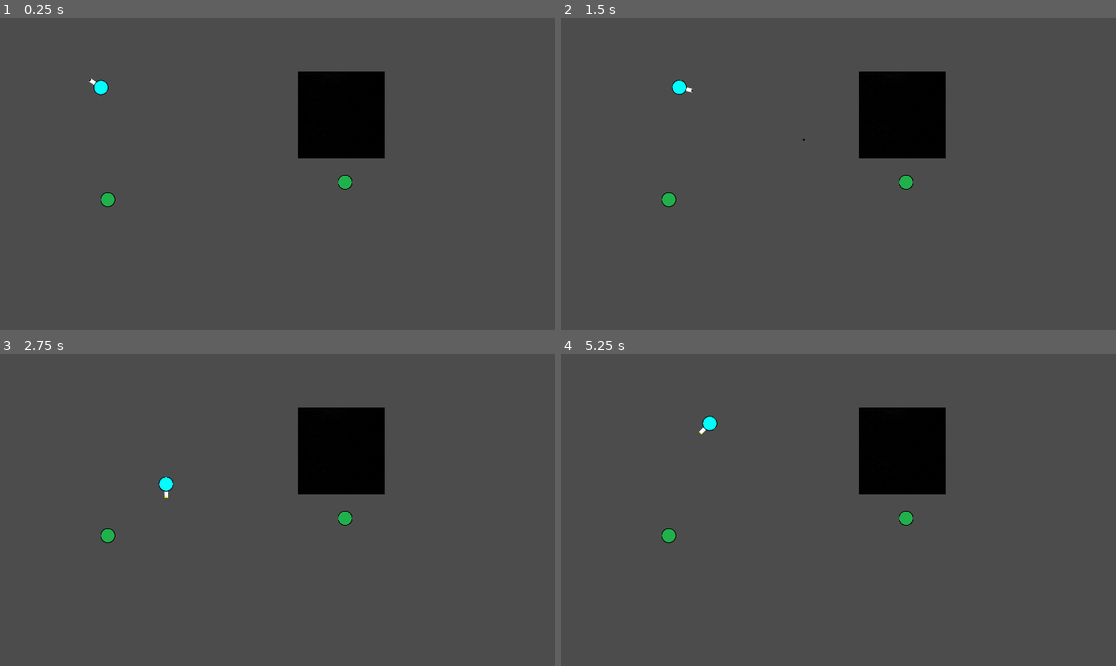
Above: before the commit, frames 1-4 (two rows, left to right).
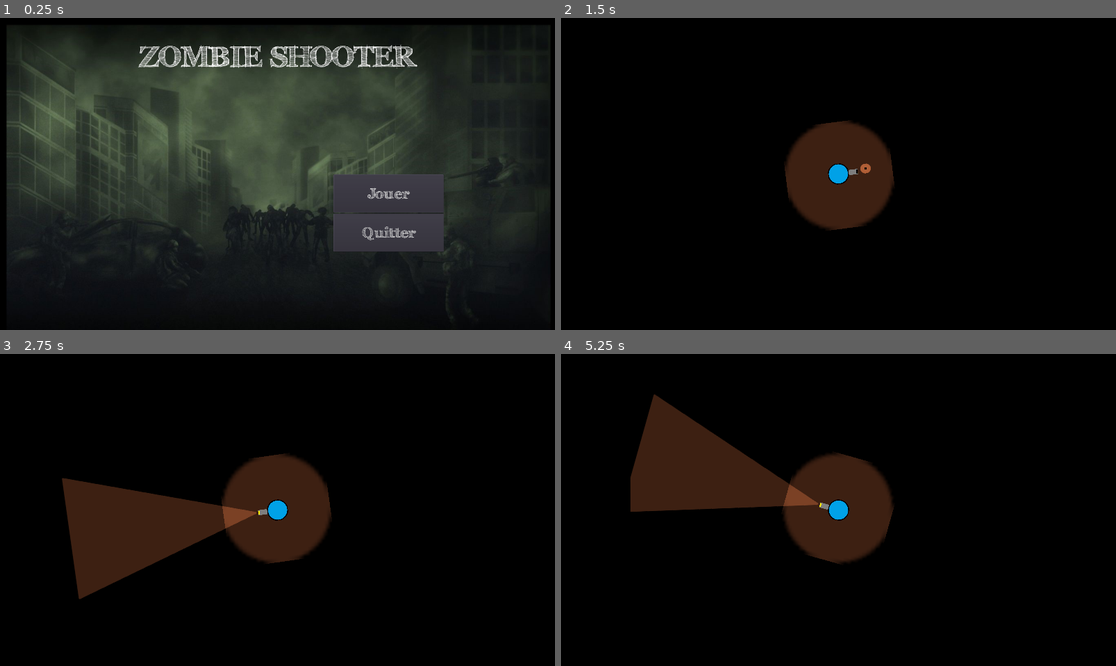
Above: after the commit, the same moments.

Repository: Jey-but-on-github/TP-2-jeux-2D
Game: Godot game, scene res://Scene/Menu.tscn
Same seed, same stepped clock (60 frames per second), same inputs: the game is played once before the commit and once after it. Before the commit the project starts from res://Scene/Main.tscn.
Inputs (mouse positions are in pixels of both pictures, inside the frame that each line leads up to):
- Up to frame 1 (0.25 s): no input
- Up to frame 2 (1.5 s): click (949, 192) at 0.5 s, where only the run after the commit has a clickable "Jouer"; tap Enter at 1.25 s; move the mouse to (960, 158) at 1.27 s; hold D (right) from 1.28 s (still down); tap F (fire) at 1.35 s
- Up to frame 3 (2.75 s): move the mouse to (166, 525) at 2.02 s; release D (right) at 2.03 s; hold S (down) from 2.03 s (still down); tap Z (switch) at 2.1 s
- Up to frame 4 (5.25 s): move the mouse to (894, 441) at 2.77 s; release S (down) at 2.78 s; hold D (right) 2.78-3.53 s; tap F (fire) at 2.85, 4.35 s; move the mouse to (810, 572) at 3.52 s; hold W (up) 3.53-4.28 s; tap Z (switch) at 3.6, 5.1 s; move the mouse to (1005, 556) at 4.27 s; hold A (left) from 4.28 s (still down); move the mouse to (672, 463) at 5.02 s

The runs differ from the first frame. In frame 1, 79% of the frame differs, in the area x 0-100%, y 0-100%; in frame 2, 96%; in frame 3, 96%; in frame 4, 96%.
Error before the commit: Attempt to call function 'play' in base 'null instance' on a null instance. (res://Script/Ennemi.gd:24)

Commit message:
ajout des ennemis dans les maps

Diff:
--- a/Scene/Ennemi.tscn
+++ b/Scene/Ennemi.tscn
@@ -32,7 +32,7 @@
 [node name="ZombieSFX1" type="AudioStreamPlayer2D" parent="."]
 stream = ExtResource( 5 )
 
-[node name="ZombeSFX2" type="AudioStreamPlayer2D" parent="."]
+[node name="ZombieSFX2" type="AudioStreamPlayer2D" parent="."]
 stream = ExtResource( 3 )
 
 [node name="ZombieSFX3" type="AudioStreamPlayer2D" parent="."]
--- a/Scene/Exits/Exit3.tscn
+++ b/Scene/Exits/Exit3.tscn
@@ -3,4 +3,4 @@
 [ext_resource path="res://Scene/Exits/Exit2.tscn" type="PackedScene" id=1]
 
 [node name="Exit1" instance=ExtResource( 1 )]
-next_scene = "res://Scene/Maps/Map test.tscn"
+next_scene = "res://Scene/Menu.tscn"
--- a/Scene/Maps/Lvl1.tscn
+++ b/Scene/Maps/Lvl1.tscn
@@ -1,10 +1,11 @@
-[gd_scene load_steps=6 format=2]
+[gd_scene load_steps=7 format=2]
 
 [ext_resource path="res://Scene/Mur.tscn" type="PackedScene" id=1]
 [ext_resource path="res://Scene/plancher.tscn" type="PackedScene" id=2]
 [ext_resource path="res://Scene/Player/Player.tscn" type="PackedScene" id=3]
 [ext_resource path="res://Scene/Exits/Exit LV1.tscn" type="PackedScene" id=4]
 [ext_resource path="res://Scene/Cle.tscn" type="PackedScene" id=5]
+[ext_resource path="res://Scene/Ennemi.tscn" type="PackedScene" id=6]
 
 [node name="Test Map" type="Node"]
 
@@ -87,6 +88,7 @@
 zoom = Vector2( 0.7, 0.7 )
 
 [node name="CanvasModulate" type="CanvasModulate" parent="."]
+color = Color( 0, 0, 0, 1 )
 
 [node name="KinematicBody2D7" parent="." instance=ExtResource( 1 )]
 position = Vector2( 1106.21, 443.492 )
@@ -94,3 +96,21 @@
 [node name="Clé" parent="." instance=ExtResource( 5 )]
 position = Vector2( 205.332, 1422.98 )
 scale = Vector2( 0.231452, 0.231367 )
+
+[node name="Ennemi" parent="." instance=ExtResource( 6 )]
+position = Vector2( 1113.72, 805.327 )
+
+[node name="Ennemi2" parent="." instance=ExtResource( 6 )]
+position = Vector2( 1102.4, 7.71002 )
+
+[node name="Ennemi3" parent="." instance=ExtResource( 6 )]
+position = Vector2( 710.407, 1422.46 )
+
+[node name="Ennemi4" parent="." instance=ExtResource( 6 )]
+position = Vector2( 2649, 1301.29 )
+
+[node name="Ennemi5" parent="." instance=ExtResource( 6 )]
+position = Vector2( 2639.49, 74.0332 )
+
+[node name="Ennemi6" parent="." instance=ExtResource( 6 )]
+position = Vector2( 3353.7, -254.088 )
--- a/Scene/Maps/Lvl2.tscn
+++ b/Scene/Maps/Lvl2.tscn
@@ -1,18 +1,24 @@
-[gd_scene load_steps=6 format=2]
+[gd_scene load_steps=7 format=2]
 
 [ext_resource path="res://Scene/Mur.tscn" type="PackedScene" id=1]
 [ext_resource path="res://Scene/Player/Player.tscn" type="PackedScene" id=2]
 [ext_resource path="res://Ressource/Map Asset/plancher.jpg" type="Texture" id=3]
 [ext_resource path="res://Scene/Exits/Exit2.tscn" type="PackedScene" id=4]
 [ext_resource path="res://Scene/Cle.tscn" type="PackedScene" id=5]
+[ext_resource path="res://Scene/EnnemiNiv2.tscn" type="PackedScene" id=6]
 
 [node name="Niveau 1" type="Node"]
 
 [node name="CanvasModulate" type="CanvasModulate" parent="."]
+color = Color( 0, 0, 0, 1 )
 
 [node name="Sprite" type="Sprite" parent="."]
 scale = Vector2( 12.8492, -12.6721 )
 texture = ExtResource( 3 )
+
+[node name="Exit1" parent="." instance=ExtResource( 4 )]
+position = Vector2( -1428.16, 394.12 )
+scale = Vector2( 9.49457, 2.71571 )
 
 [node name="Mur" parent="." instance=ExtResource( 1 )]
 position = Vector2( 447.437, 698.676 )
@@ -143,10 +149,36 @@
 current = true
 zoom = Vector2( 0.6, 0.6 )
 
-[node name="Exit1" parent="." instance=ExtResource( 4 )]
-position = Vector2( -1428.16, 394.12 )
-scale = Vector2( 9.49457, 2.71571 )
-
 [node name="Clé" parent="." instance=ExtResource( 5 )]
 position = Vector2( -673.261, 1542.99 )
 scale = Vector2( 0.127078, 0.143726 )
+
+[node name="KinematicBody2D" parent="." instance=ExtResource( 6 )]
+position = Vector2( -830.806, 918.259 )
+
+[node name="KinematicBody2D2" parent="." instance=ExtResource( 6 )]
+position = Vector2( -295.995, 1570.79 )
+
+[node name="KinematicBody2D3" parent="." instance=ExtResource( 6 )]
+position = Vector2( 1688.52, 1466.52 )
+
+[node name="KinematicBody2D4" parent="." instance=ExtResource( 6 )]
+position = Vector2( 941.804, 1372.34 )
+
+[node name="KinematicBody2D5" parent="." instance=ExtResource( 6 )]
+position = Vector2( 1701.97, 521.356 )
+
+[node name="KinematicBody2D6" parent="." instance=ExtResource( 6 )]
+position = Vector2( 1493.43, 181.634 )
+
+[node name="KinematicBody2D7" parent="." instance=ExtResource( 6 )]
+position = Vector2( 1315.16, 507.902 )
+
+[node name="KinematicBody2D8" parent="." instance=ExtResource( 6 )]
+position = Vector2( -705.396, 58.8891 )
+
+[node name="KinematicBody2D9" parent="." instance=ExtResource( 6 )]
+position = Vector2( -247.645, 523.046 )
+
+[node name="KinematicBody2D10" parent="." instance=ExtResource( 6 )]
+position = Vector2( 516.894, 98.3027 )
--- a/Scene/Maps/Lvl3.tscn
+++ b/Scene/Maps/Lvl3.tscn
@@ -1,10 +1,11 @@
-[gd_scene load_steps=6 format=2]
+[gd_scene load_steps=7 format=2]
 
 [ext_resource path="res://Scene/Mur.tscn" type="PackedScene" id=1]
 [ext_resource path="res://Ressource/Map Asset/plancher.jpg" type="Texture" id=2]
 [ext_resource path="res://Scene/Player/Player.tscn" type="PackedScene" id=3]
 [ext_resource path="res://Scene/Exits/Exit3.tscn" type="PackedScene" id=4]
 [ext_resource path="res://Scene/Cle.tscn" type="PackedScene" id=5]
+[ext_resource path="res://Scene/EnnemiNiv3.tscn" type="PackedScene" id=6]
 
 [node name="Node" type="Node"]
 
@@ -237,6 +238,30 @@
 position = Vector2( -446.739, 9924.99 )
 scale = Vector2( 2.11234, 10.2809 )
 
+[node name="Mur60" parent="." instance=ExtResource( 1 )]
+position = Vector2( 527.576, 322.977 )
+scale = Vector2( 0.752339, 2.0809 )
+
+[node name="Mur61" parent="." instance=ExtResource( 1 )]
+position = Vector2( 1359.24, 109.543 )
+scale = Vector2( 6.27234, 0.680899 )
+
+[node name="Mur62" parent="." instance=ExtResource( 1 )]
+position = Vector2( 4125.03, 114.883 )
+scale = Vector2( 6.27234, 0.680899 )
+
+[node name="Mur63" parent="." instance=ExtResource( 1 )]
+position = Vector2( 5416.79, -2899.52 )
+scale = Vector2( 10.8323, 1.0809 )
+
+[node name="Mur64" parent="." instance=ExtResource( 1 )]
+position = Vector2( 1636.14, 2886.22 )
+scale = Vector2( 0.75234, 4.2409 )
+
+[node name="Mur65" parent="." instance=ExtResource( 1 )]
+position = Vector2( -2103.64, 3701.3 )
+scale = Vector2( 0.75234, 4.2409 )
+
 [node name="Mur39" parent="." instance=ExtResource( 1 )]
 position = Vector2( 6798.84, -3394.45 )
 scale = Vector2( 1.95899, 12.6118 )
@@ -254,10 +279,156 @@
 scale = Vector2( -0.497727, 1.54437 )
 
 [node name="Player" parent="." instance=ExtResource( 3 )]
-position = Vector2( -1870.15, 480.993 )
+position = Vector2( -1798.32, 474.79 )
+
+[node name="Camera2D" type="Camera2D" parent="Player"]
+current = true
+zoom = Vector2( 0.6, 0.6 )
 
 [node name="CanvasModulate" type="CanvasModulate" parent="."]
+color = Color( 0, 0, 0, 1 )
 
 [node name="Clé" parent="." instance=ExtResource( 5 )]
 position = Vector2( 2596.08, 10106.2 )
 scale = Vector2( 0.499064, 0.499532 )
+
+[node name="KinematicBody2D" parent="." instance=ExtResource( 6 )]
+position = Vector2( 1343.1, -280 )
+
+[node name="KinematicBody2D2" parent="." instance=ExtResource( 6 )]
+position = Vector2( 195.351, 437.344 )
+
+[node name="KinematicBody2D3" parent="." instance=ExtResource( 6 )]
+position = Vector2( 905.145, 429.793 )
+
+[node name="KinematicBody2D4" parent="." instance=ExtResource( 6 )]
+position = Vector2( 4610.66, 1145.27 )
+
+[node name="KinematicBody2D5" parent="." instance=ExtResource( 6 )]
+position = Vector2( 4461.16, -264.323 )
+
+[node name="KinematicBody2D6" parent="." instance=ExtResource( 6 )]
+position = Vector2( 275.1, 1134.59 )
+
+[node name="KinematicBody2D7" parent="." instance=ExtResource( 6 )]
+position = Vector2( 4820.8, 3747.23 )
+
+[node name="KinematicBody2D8" parent="." instance=ExtResource( 6 )]
+position = Vector2( 4171.41, 2644.79 )
+
+[node name="KinematicBody2D9" parent="." instance=ExtResource( 6 )]
+position = Vector2( 531.833, 2629.69 )
+
+[node name="KinematicBody2D10" parent="." instance=ExtResource( 6 )]
+position = Vector2( 1196.32, 3611.31 )
+
+[node name="KinematicBody2D11" parent="." instance=ExtResource( 6 )]
+position = Vector2( 2666.72, 9034.86 )
+
+[node name="KinematicBody2D12" parent="." instance=ExtResource( 6 )]
+position = Vector2( 3825.85, 9140.69 )
+
+[node name="KinematicBody2D13" parent="." instance=ExtResource( 6 )]
+position = Vector2( 4183.66, 9926.88 )
+
+[node name="KinematicBody2D14" parent="." instance=ExtResource( 6 )]
+position = Vector2( 3874.21, 10841.8 )
+
+[node name="KinematicBody2D15" parent="." instance=ExtResource( 6 )]
+position = Vector2( 2851.69, 10868.7 )
+
+[node name="KinematicBody2D16" parent="." instance=ExtResource( 6 )]
+position = Vector2( 2037.7, 10862 )
+
+[node name="KinematicBody2D17" parent="." instance=ExtResource( 6 )]
+position = Vector2( 1452.43, 10352.6 )
+
+[node name="KinematicBody2D18" parent="." instance=ExtResource( 6 )]
+position = Vector2( 1378.43, 9659.7 )
+
+[node name="KinematicBody2D19" parent="." instance=ExtResource( 6 )]
+position = Vector2( 1748.99, 9115.69 )
+
+[node name="KinematicBody2D20" parent="." instance=ExtResource( 6 )]
+position = Vector2( 565.005, 9129.14 )
+
+[node name="KinematicBody2D21" parent="." instance=ExtResource( 6 )]
+position = Vector2( 538.097, 9956.58 )
+
+[node name="KinematicBody2D22" parent="." instance=ExtResource( 6 )]
+position = Vector2( 854.274, 10817.7 )
+
+[node name="KinematicBody2D23" parent="." instance=ExtResource( 6 )]
+position = Vector2( 4547.49, 10891.7 )
+
+[node name="KinematicBody2D24" parent="." instance=ExtResource( 6 )]
+position = Vector2( 4894.48, 10297.1 )
+
+[node name="KinematicBody2D25" parent="." instance=ExtResource( 6 )]
+position = Vector2( 4773.39, 9362.02 )
+
+[node name="KinematicBody2D26" parent="." instance=ExtResource( 6 )]
+position = Vector2( -3028.04, 3717.58 )
+
+[node name="KinematicBody2D27" parent="." instance=ExtResource( 6 )]
+position = Vector2( -3068.36, 2165.35 )
+
+[node name="KinematicBody2D28" parent="." instance=ExtResource( 6 )]
+position = Vector2( -1395.18, 2366.94 )
+
+[node name="KinematicBody2D29" parent="." instance=ExtResource( 6 )]
+position = Vector2( -1395.18, 2366.94 )
+
+[node name="KinematicBody2D30" parent="." instance=ExtResource( 6 )]
+position = Vector2( -4531.2, -1328.47 )
+
+[node name="KinematicBody2D31" parent="." instance=ExtResource( 6 )]
+position = Vector2( -4549.15, -5656.68 )
+
+[node name="KinematicBody2D32" parent="." instance=ExtResource( 6 )]
+position = Vector2( -3471.59, -4094.21 )
+
+[node name="KinematicBody2D33" parent="." instance=ExtResource( 6 )]
+position = Vector2( -2214.43, -5656.68 )
+
+[node name="KinematicBody2D34" parent="." instance=ExtResource( 6 )]
+position = Vector2( -1998.92, -4112.17 )
+
+[node name="KinematicBody2D35" parent="." instance=ExtResource( 6 )]
+position = Vector2( -1082.99, -5495.04 )
+
+[node name="KinematicBody2D36" parent="." instance=ExtResource( 6 )]
+position = Vector2( 748.865, -5584.84 )
+
+[node name="KinematicBody2D37" parent="." instance=ExtResource( 6 )]
+position = Vector2( -149.104, -4776.67 )
+
+[node name="KinematicBody2D38" parent="." instance=ExtResource( 6 )]
+position = Vector2( 2446, -2098.8 )
+
+[node name="KinematicBody2D39" parent="." instance=ExtResource( 6 )]
+position = Vector2( 6208.49, -2000.02 )
+
+[node name="KinematicBody2D40" parent="." instance=ExtResource( 6 )]
+position = Vector2( 6289.31, -3355.96 )
+
+[node name="KinematicBody2D41" parent="." instance=ExtResource( 6 )]
+position = Vector2( 3347.74, -5709.21 )
+
+[node name="KinematicBody2D42" parent="." instance=ExtResource( 6 )]
+position = Vector2( 3472.19, -4668.35 )
+
+[node name="KinematicBody2D43" parent="." instance=ExtResource( 6 )]
+position = Vector2( 6063.03, -5607.39 )
+
+[node name="KinematicBody2D44" parent="." instance=ExtResource( 6 )]
+position = Vector2( 6142.23, -4362.88 )
+
+[node name="KinematicBody2D45" parent="." instance=ExtResource( 6 )]
+position = Vector2( -2801.55, -2531.02 )
+
+[node name="KinematicBody2D46" parent="." instance=ExtResource( 6 )]
+position = Vector2( 2735.31, 3183.62 )
+
+[node name="KinematicBody2D47" parent="." instance=ExtResource( 6 )]
+position = Vector2( 3551.31, 871.624 )
--- a/Scene/Menu.tscn
+++ b/Scene/Menu.tscn
@@ -130,4 +130,5 @@
 size_flags_horizontal = 3
 size_flags_vertical = 3
 
+[connection signal="pressed" from="VBoxContainer/HBoxContainer2/VBoxContainer/Jouer" to="." method="_on_Jouer_pressed"]
 [connection signal="pressed" from="VBoxContainer/HBoxContainer2/VBoxContainer/Quitter" to="." method="_on_Quitter_pressed"]
--- a/Script/Menu.gd
+++ b/Script/Menu.gd
@@ -18,3 +18,7 @@
 
 func _on_Quitter_pressed():
 	get_tree().quit()
+
+
+func _on_Jouer_pressed():
+	Global.goto_scene("res://Scene/Maps/Lvl1.tscn")
--- a/project.godot
+++ b/project.godot
@@ -11,7 +11,7 @@
 [application]
 
 config/name="platformer (T2)"
-run/main_scene="res://Scene/Main.tscn"
+run/main_scene="res://Scene/Menu.tscn"
 config/icon="res://icon.png"
 
 [autoload]
